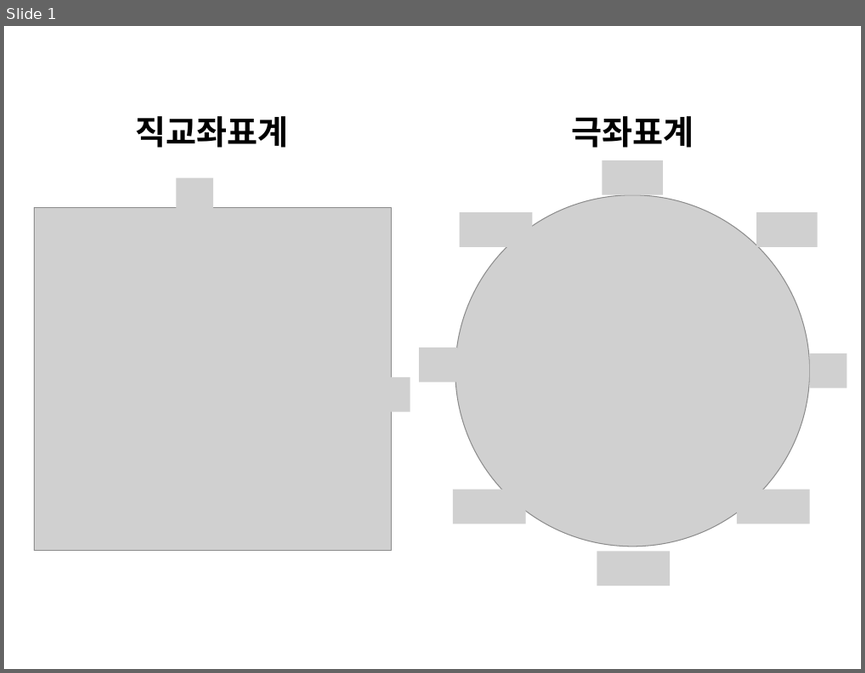
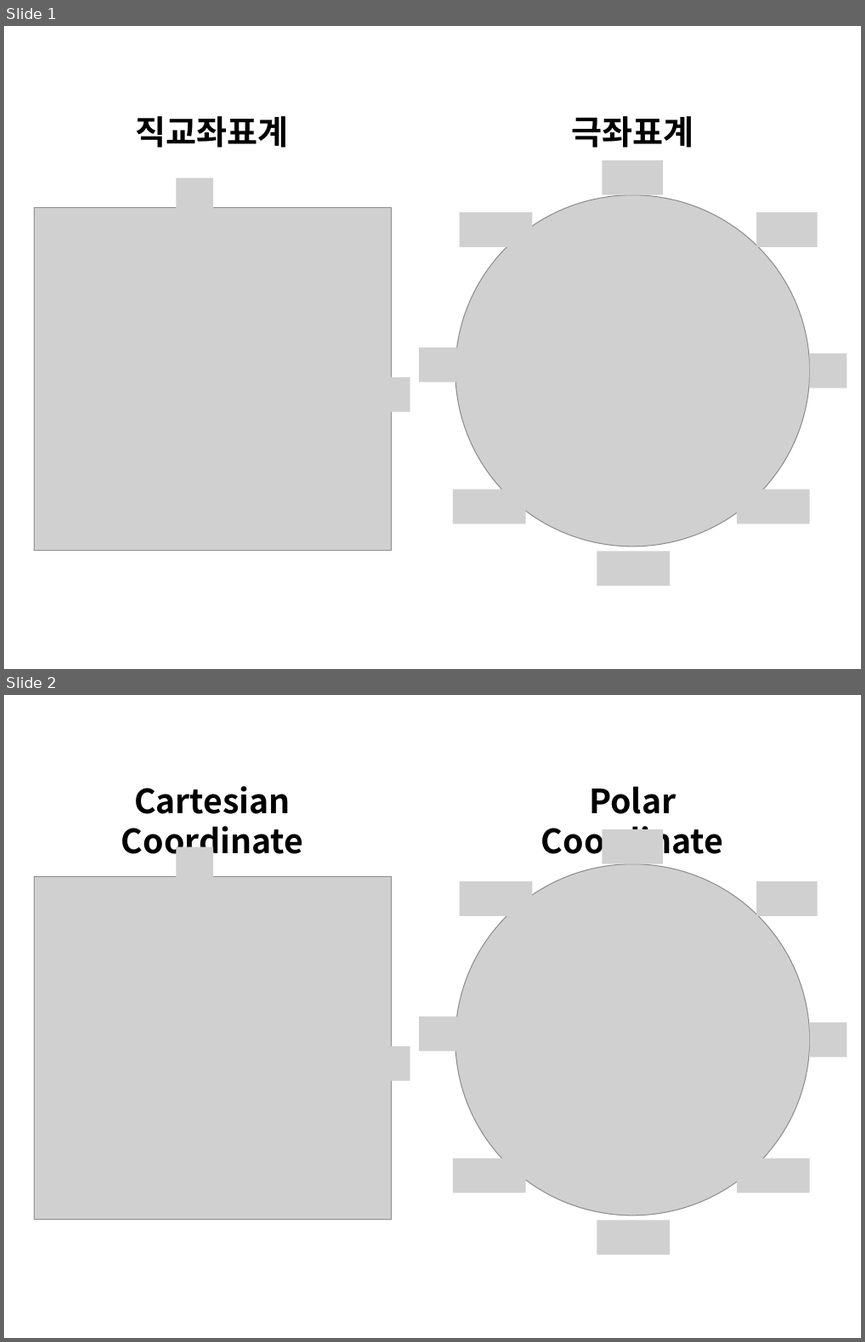
Before and after one commit to answeredbyablemind/answeredbyablemind.github.io, a slide deck: pics/2020-01-17-Gaussian_Integral/pics.pptx. Shown one above the other, each under a label of ours: slide 1 before the commit, slides 1 and 2 after it. The pictures are 865x673 and 865x1342 pixels, drawn with LibreOffice and Linux fonts; fonts in the diff are those of the drawing; grey boxes stand for pictures. Boxes give left, top, right and bottom in pixels: in the first picture for what was removed or moved away, otherwise in the second. Text is boxed around its words. In the diff, an @@ line names an element or a change of style, - is before the commit and + after.

```diff
--- a/pics/2020-01-17-Gaussian_Integral/pics.pptx
+++ b/pics/2020-01-17-Gaussian_Integral/pics.pptx
@@ slide 2 added at (x1=4, y1=695, x2=861, y2=1338), background #FFFFFF @@
@@ text added at (x1=121, y1=786, x2=303, y2=862), 28 pt, text #000000, bold @@
+Cartesian Coordinate
@@ text added at (x1=541, y1=786, x2=723, y2=862), 28 pt, text #000000, bold @@
+Polar Coordinate
@@ picture added at (x1=177, y1=846, x2=213, y2=881) @@
@@ picture added at (x1=602, y1=829, x2=663, y2=864) @@
@@ picture added at (x1=455, y1=864, x2=811, y2=1215) @@
@@ picture added at (x1=34, y1=877, x2=392, y2=1219) @@
@@ picture added at (x1=459, y1=882, x2=532, y2=916) @@
@@ picture added at (x1=756, y1=882, x2=817, y2=916) @@
@@ picture added at (x1=419, y1=1016, x2=457, y2=1050) @@
@@ picture added at (x1=810, y1=1022, x2=846, y2=1056) @@
@@ picture added at (x1=373, y1=1046, x2=410, y2=1081) @@
@@ picture added at (x1=453, y1=1157, x2=526, y2=1192) @@
@@ picture added at (x1=737, y1=1157, x2=810, y2=1192) @@
@@ picture added at (x1=597, y1=1220, x2=670, y2=1254) @@
```
Also in this commit, not shown: 1 other slide added, 19 other files.
